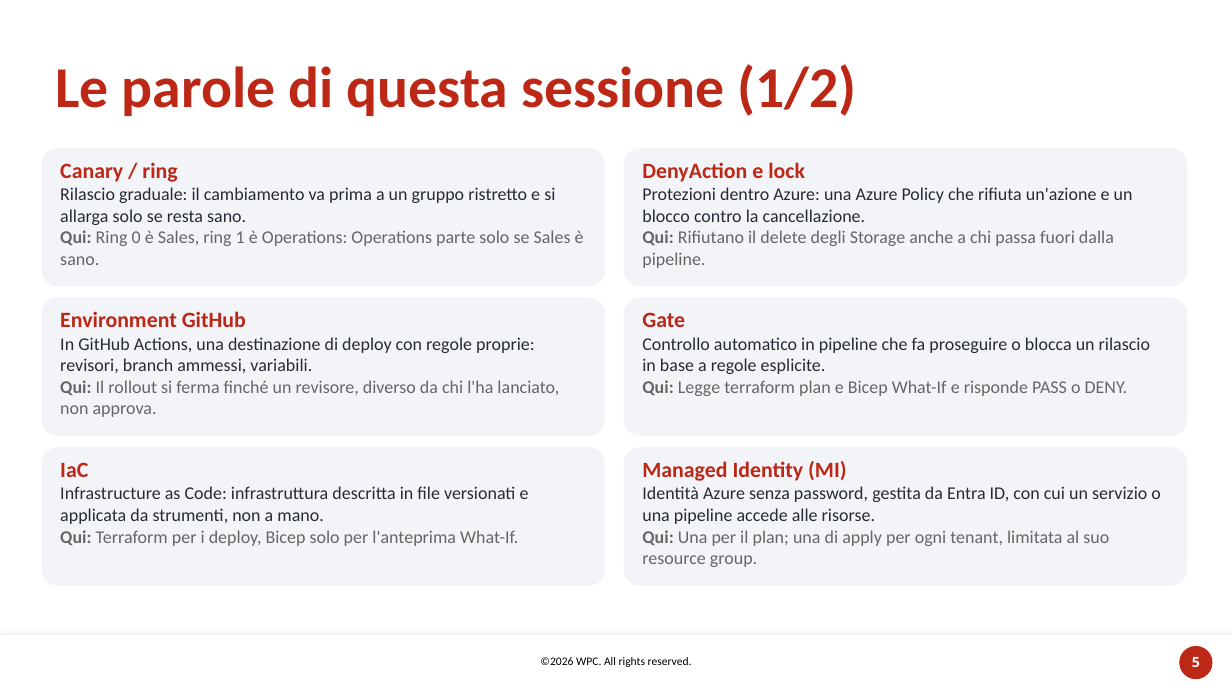
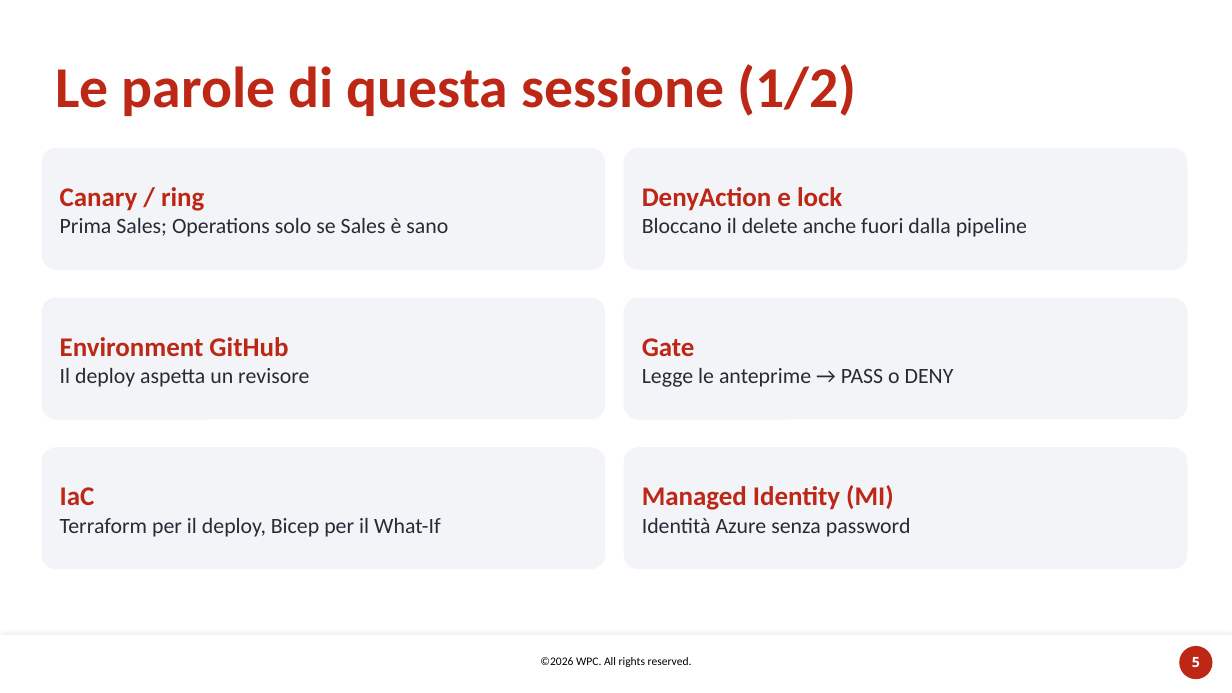
Before and after one commit to carlosacchi/wpc-2026, a slide deck: slide 5 of docs/session/out/WPC2026-Copilot-sotto-controllo.pptx. Drawn at 1232x693 pixels with LibreOffice and Linux fonts; fonts in the diff are those of the drawing; background and template pictures are left out. Boxes give left, top, right and bottom in pixels: in the first picture for what was removed or moved away, otherwise in the second. Text is boxed around its words. In the diff, an @@ line names an element or a change of style, - is before the commit and + after.

```diff
--- a/docs/session/out/WPC2026-Copilot-sotto-controllo.pptx
+++ b/docs/session/out/WPC2026-Copilot-sotto-controllo.pptx
@@ rounded rectangle "Canary / ring": place and size @@
-rounded rectangle "Canary / ring" at <box>42,148,605,287</box>
+rounded rectangle "Canary / ring" at <box>42,148,605,270</box>
@@ rounded rectangle "DenyAction e lock": place and size @@
-rounded rectangle "DenyAction e lock" at <box>624,148,1188,287</box>
+rounded rectangle "DenyAction e lock" at <box>624,148,1188,270</box>
@@ text in rounded rectangle at <box>60,187,204,211</box>: size 17 to 21 pt in "Canary / ring" @@
@@ text in rounded rectangle at <box>642,187,842,211</box>: size 17 to 21 pt in "DenyAction e lock" @@
@@ text in rounded rectangle at <box>60,218,448,237</box>: text changed; size 14 to 17 pt @@
-Rilascio graduale: il cambiamento va prima a un gruppo ristretto e si allarga solo se resta sano.
-Qui: Ring 0 è Sales, ring 1 è Operations: Operations parte solo se Sales è sano.
+Prima Sales; Operations solo se Sales è sano
@@ text in rounded rectangle at <box>642,218,1027,237</box>: text changed; size 14 to 17 pt @@
-Protezioni dentro Azure: una Azure Policy che rifiuta un'azione e un blocco contro la cancellazione.
-Qui: Rifiutano il delete degli Storage anche a chi passa fuori dalla pipeline.
+Bloccano il delete anche fuori dalla pipeline
@@ vertical alignment top to middle in 6 elements at <box>42,148,605,270</box>, <box>624,148,1188,270</box>, <box>42,447,605,569</box>, <box>624,447,1188,569</box>, <box>624,298,1188,420</box>, <box>42,298,605,420</box> @@
@@ rounded rectangle "Environment GitHub": place and size @@
-rounded rectangle "Environment GitHub" at <box>42,298,605,436</box>
+rounded rectangle "Environment GitHub" at <box>42,298,605,420</box>
@@ rounded rectangle "Gate": place and size @@
-rounded rectangle "Gate" at <box>624,298,1188,436</box>
+rounded rectangle "Gate" at <box>624,298,1188,420</box>
@@ text in rounded rectangle at <box>60,337,288,357</box>: size 17 to 21 pt in "Environment GitHub" @@
@@ text in rounded rectangle at <box>642,338,695,356</box>: size 17 to 21 pt in "Gate" @@
@@ text in rounded rectangle at <box>60,368,309,387</box>: text changed; size 14 to 17 pt @@
-In GitHub Actions, una destinazione di deploy con regole proprie: revisori, branch ammessi, variabili.
-Qui: Il rollout si ferma finché un revisore, diverso da chi l'ha lanciato, non approva.
+Il deploy aspetta un revisore
@@ text in rounded rectangle at <box>642,368,954,387</box>: text changed; size 14 to 17 pt @@
-Controllo automatico in pipeline che fa proseguire o blocca un rilascio in base a regole esplicite.
-Qui: Legge terraform plan e Bicep What-If e risponde PASS o DENY.
+Legge le anteprime → PASS o DENY
@@ rounded rectangle "IaC": place and size @@
-rounded rectangle "IaC" at <box>42,447,605,586</box>
+rounded rectangle "IaC" at <box>42,447,605,569</box>
@@ rounded rectangle "Managed Identity (MI)": place and size @@
-rounded rectangle "Managed Identity (MI)" at <box>624,447,1188,586</box>
+rounded rectangle "Managed Identity (MI)" at <box>624,447,1188,569</box>
@@ text in rounded rectangle at <box>60,487,95,505</box>: size 17 to 21 pt in "IaC" @@
@@ text in rounded rectangle at <box>642,485,893,510</box>: size 17 to 21 pt in "Managed Identity (MI)" @@
@@ text in rounded rectangle at <box>60,518,441,537</box>: text changed; size 14 to 17 pt @@
-Infrastructure as Code: infrastruttura descritta in file versionati e applicata da strumenti, non a mano.
-Qui: Terraform per i deploy, Bicep solo per l'anteprima What-If.
+Terraform per il deploy, Bicep per il What-If
@@ text in rounded rectangle at <box>642,518,911,537</box>: text changed; size 14 to 17 pt @@
-Identità Azure senza password, gestita da Entra ID, con cui un servizio o una pipeline accede alle risorse.
-Qui: Una per il plan; una di apply per ogni tenant, limitata al suo resource group.
+Identità Azure senza password
```
Also in this commit, not shown: 12 other slides changed, 6 slides added, 5 slides removed, 4 other files.
